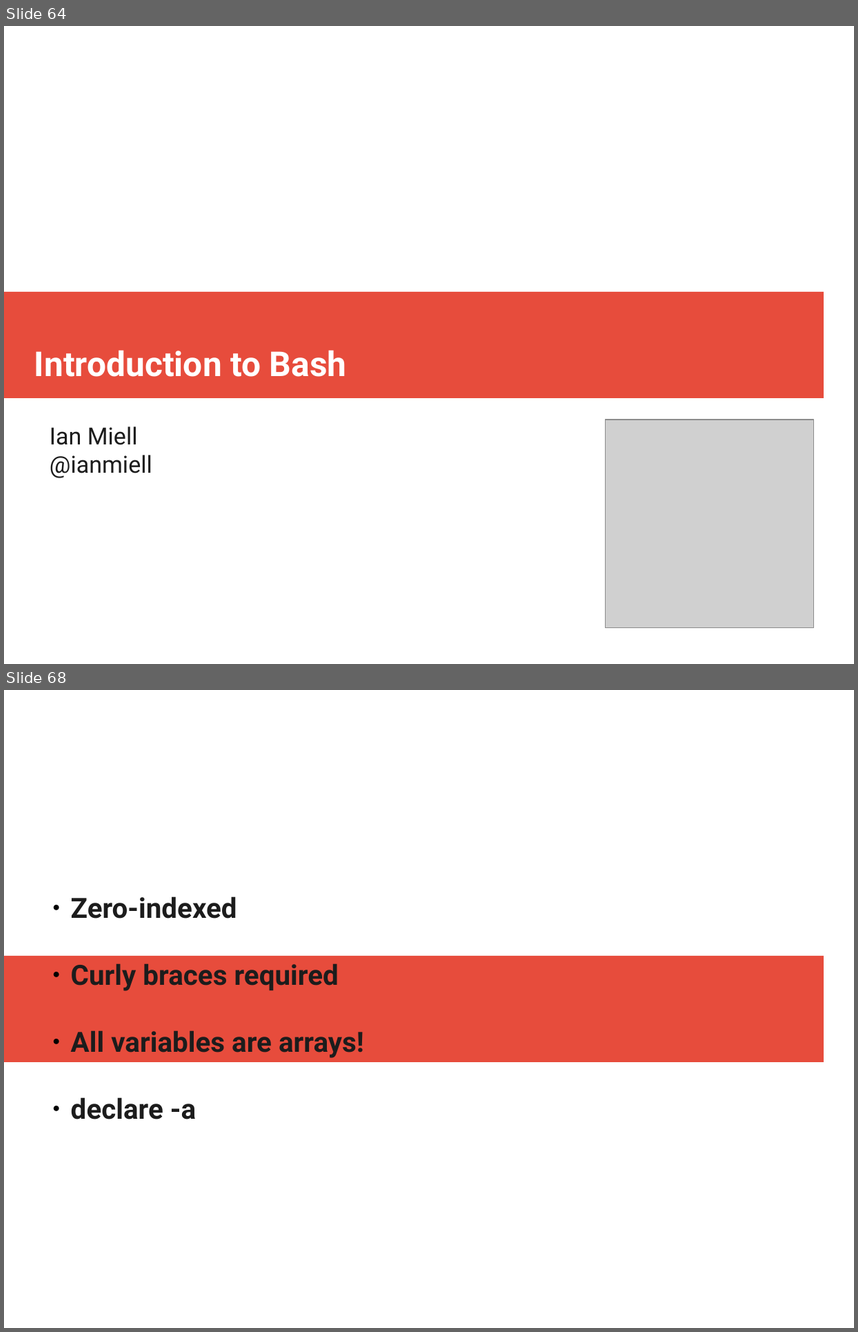
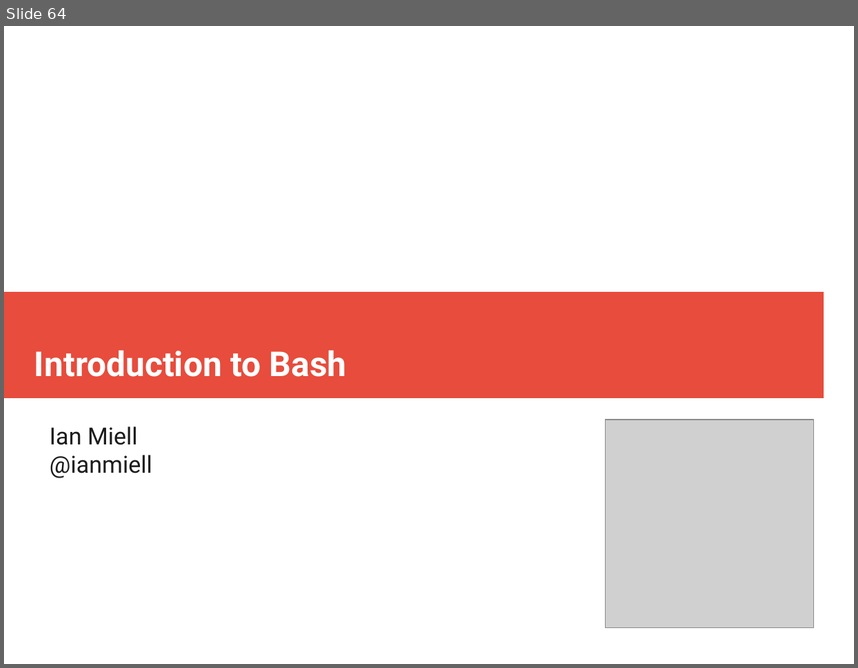
Before and after one commit to ianmiell/introduction-to-bash, a slide deck: slides/introduction_to_bash.pptx. Shown one above the other, each under a label of ours: slides 64 and 68 before the commit, slide 64 after it; the slides between them are not shown. The pictures are 858x1332 and 858x668 pixels, drawn with LibreOffice and Linux fonts; fonts in the diff are those of the drawing; grey boxes stand for pictures. Boxes give left, top, right and bottom in pixels: in the first picture for what was removed or moved away, otherwise in the second. Text is boxed around its words. In the diff, an @@ line names an element or a change of style, - is before the commit and + after.

```diff
--- a/slides/introduction_to_bash.pptx
+++ b/slides/introduction_to_bash.pptx
@@ slide 68 removed at box(4, 690, 854, 1328), background #FFFFFF; not listed: 1 template element that a slide beside it also shows @@
@@ text removed at box(71, 896, 364, 1119) @@
-  ● Zero-indexed
-  ● Curly braces required
-  ● All variables are arrays!
-  ● declare -a
```
Also in this commit, not shown: 27 other slides removed, 1 other file.
